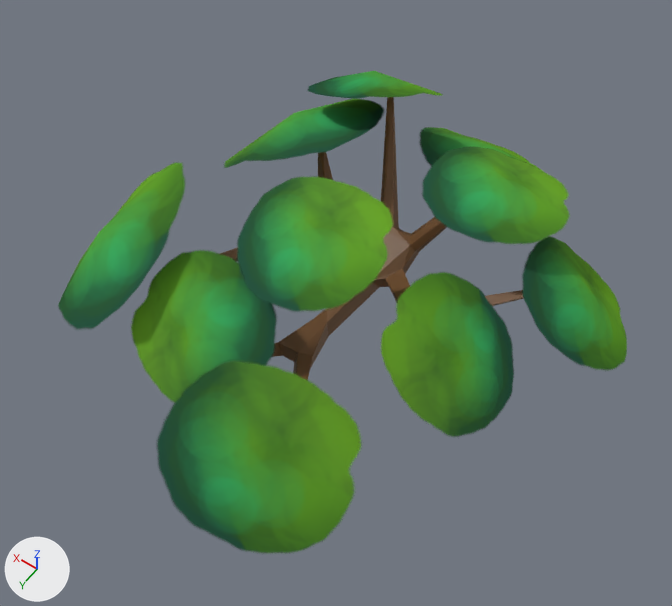
Two versions of the Blender file HiddenHarmony/Assets/Models/Hub/Fern/flatFern.blend, one commit apart.
Before and after are seen from a camera (50 mm lens) standing at (-0.567, 0.808, 1.16) and looking at (-0.105, 0.161, 0.143). Arrows for +X, +Y and +Z are at lower left; the lights stay in place.
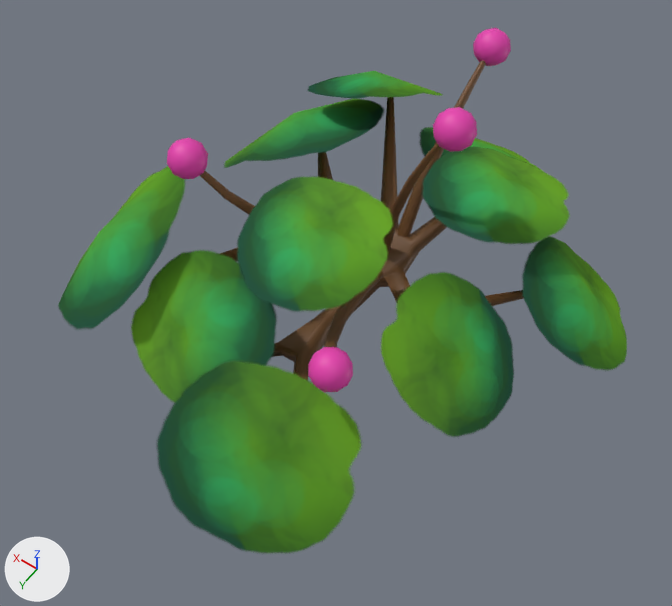
Diff of the bpy script that builds the scene:
```diff
--- a/HiddenHarmony/Assets/Models/Hub/Fern/flatFern.blend.py
+++ b/HiddenHarmony/Assets/Models/Hub/Fern/flatFern.blend.py
@@ me_cube_003 @@
 me_cube_003.from_pydata(...)  # 92 vertices, 161 faces; spans x -5.64..1.75, y -3.05..5.86, z -0.28..4.29
 # used by ob_cube; location = (0.0, 0.0, 0.0); scale = (0.0631, 0.0631, 0.0631)
+# me_cube_003 part 1: all faces are now shaded smooth (161 of 161 changed)
 me_cube_003.materials.append(mat_material)
@@ ob_icosphere_003 @@
+ob_icosphere_003 = bpy.data.objects.new('Icosphere.003', me_icosphere_003)  # an icosphere of 80 faces spanning x -0.95..0.95, y -1.0..1.0, z -1.0..1.0; in mat_glow (pink #e73fae)
+ob_icosphere_003.location = (-0.208, 0.316, 0.256)
+ob_icosphere_003.scale = (-0.0272, -0.0272, -0.0272)
@@ ob_icosphere_002 @@
+ob_icosphere_002 = bpy.data.objects.new('Icosphere.002', me_icosphere_003.copy())
+ob_icosphere_002.location = (-0.187, 0.031, 0.407)
+ob_icosphere_002.scale = (-0.0272, -0.0272, -0.0272)
@@ ob_icosphere_001 @@
+ob_icosphere_001 = bpy.data.objects.new('Icosphere.001', me_icosphere_003.copy())
+ob_icosphere_001.location = (-0.105, -0.221, 0.338)
+ob_icosphere_001.scale = (-0.0272, -0.0272, -0.0272)
@@ ob_icosphere @@
+ob_icosphere = bpy.data.objects.new('Icosphere', me_icosphere_003.copy())
+ob_icosphere.location = (0.1, 0.201, 0.332)
+ob_icosphere.scale = (-0.0272, -0.0272, -0.0272)
@@ ob_cylinder_003 @@
+ob_cylinder_003 = bpy.data.objects.new('Cylinder.003', me_cylinder_004)  # 36 vertices, 32 faces; spans x -1.97..9.04, y -2.06..2.67, z -1.49..0.84; in mat_material (brown #704c2a)
+ob_cylinder_003.location = (-0.091, -0.056, 0.206)
+ob_cylinder_003.rotation_euler = (0.505, -0.201, -5.549)  # degrees (29, -12, -318)
+ob_cylinder_003.scale = (-0.0105, -0.0105, -0.129)
@@ ob_cylinder_002 @@
+ob_cylinder_002 = bpy.data.objects.new('Cylinder.002', me_cylinder_003)  # 36 vertices, 32 faces; spans x -1.97..9.03, y -2.21..2.66, z -1.49..0.84; in mat_material (brown #704c2a)
+ob_cylinder_002.location = (-0.02, 0.085, 0.158)
+ob_cylinder_002.rotation_euler = (-0.556, 1.167, -6.089)  # degrees (-32, 67, -349)
+ob_cylinder_002.scale = (-0.012, -0.012, -0.147)
@@ ob_cylinder_001 @@
+ob_cylinder_001 = bpy.data.objects.new('Cylinder.001', me_cylinder_002)  # 36 vertices, 32 faces; spans x -1.97..9.2, y -2.4..2.86, z -1.5..0.84; in mat_material (brown #704c2a)
+ob_cylinder_001.location = (-0.11, 0.122, 0.151)
+ob_cylinder_001.rotation_euler = (-1.129, -0.114, -0.104)  # degrees (-65, -6.5, -6)
+ob_cylinder_001.scale = (-0.012, -0.012, -0.147)
@@ ob_cylinder @@
+ob_cylinder = bpy.data.objects.new('Cylinder', me_cylinder_001)  # 36 vertices, 32 faces; spans x -1.1..9.9, y -1.28..2.15, z -1.53..0.65; in mat_material (brown #704c2a)
+ob_cylinder.location = (-0.097, 0.037, 0.208)
+ob_cylinder.rotation_euler = (-0.108, 0.0479, 0.0946)  # degrees (-6.2, 2.7, 5.4)
+ob_cylinder.scale = (-0.0104, -0.0104, -0.127)
```

Pixel boxes (x1, y1, x2, y2) of what changed, in the pictures (672 x 606 px):
'Icosphere.003', added (pink)
    after: (308, 347, 353, 392)
'Icosphere.002', added (pink)
    after: (433, 107, 477, 152)
'Icosphere', added (pink)
    after: (167, 138, 208, 179)
'Cylinder.003', added (brown)
    after: (397, 60, 486, 237)
'Icosphere.001', added (pink)
    after: (473, 28, 511, 66)
'Cylinder', added (brown)
    after: (383, 144, 441, 254)
'Cylinder.001', added (brown)
    after: (324, 269, 384, 347)
'Cylinder.002', added (brown)
    after: (200, 171, 255, 215)
part 1 of me_cube_003, shading changed
    both: (220, 97, 524, 380)
